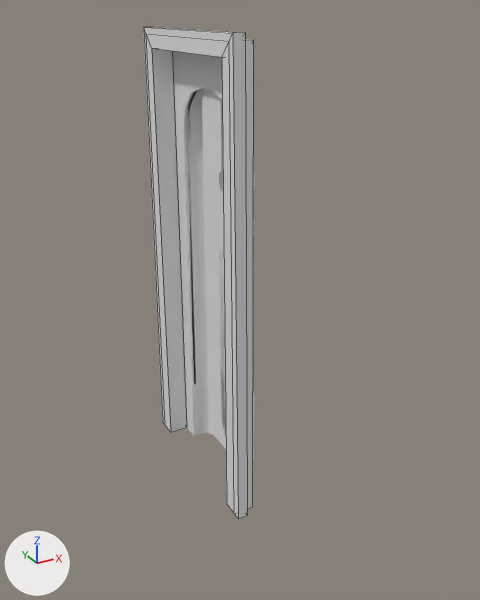
Two versions of the FBX model Assets/FBX/Door.fbx, one commit apart.
One viewpoint serves both versions: a 50 mm camera at (-3.47, 7.29, 6.48) aimed at (0.34, 14.21, 3.02). Every picture has the same lights, and +X, +Y and +Z are marked at lower left. Mesh edges are drawn as thin lines on the coarser meshes. Where no turn or scale is listed for an object, it has been applied to the vertices.

In view in the first picture: 'Wall.003', 'Wall.005'.
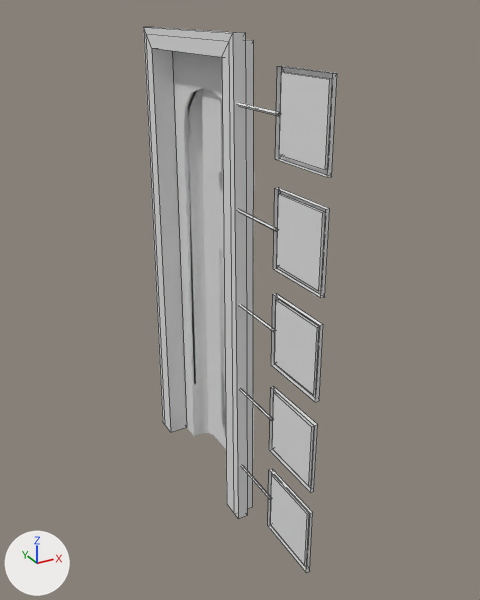
Changed parts and their boxes (x1, y1, x2, y2) in the pictures (480 x 600 px):
```json
{"object": "Plane", "change": "added", "after": [237, 66, 337, 573], "faces in mat_matd1 (white #e7e7e7)": [268, 66, 337, 573], "faces in mat_matd3 (white #e7e7e7)": [237, 102, 280, 500]}
{"object": "DoorPanel_1", "change": "added", "after": [279, 72, 330, 170]}
{"object": "DoorPanel_2", "change": "added", "after": [277, 194, 323, 291]}
{"object": "DoorPanel_3", "change": "added", "after": [274, 300, 317, 395]}
{"object": "DoorPanel_4", "change": "added", "after": [272, 394, 312, 486]}
{"object": "DoorPanel_5", "change": "added", "after": [270, 476, 307, 566]}
```

The change, as JSON lines over the scene's bpy script:
```json
{"op": "add", "block": "mat_matd3", "code": ["mat_matd3 = principled_material('MatD3')", "mat_matd3.base_color = (0.8, 0.8, 0.8)  # white #e7e7e7"]}
{"op": "add", "block": "mat_matd1", "code": ["mat_matd1 = principled_material('MatD1')", "mat_matd1.base_color = (0.8, 0.8, 0.8)  # white #e7e7e7"]}
{"op": "add", "block": "me_plane_061", "code": ["me_plane_061 = bpy.data.meshes.new('Plane.061')", "me_plane_061.from_pydata([(0.049, 0.112, -0.188), (0.049, 0.888, -0.188), (0.049, 0.888, 0.588), (0.049, 0.112, 0.588)], [], [(1, 2, 3, 0)])"]}
{"op": "add", "block": "me_plane_050", "code": ["me_plane_050 = bpy.data.meshes.new('Plane.050')", "me_plane_050.from_pydata([(0.049, 0.112, 4.487), (0.049, 0.888, 4.487), (0.049, 0.888, 5.263), (0.049, 0.112, 5.263)], [], [(1, 2, 3, 0)])"]}
{"op": "add", "block": "me_plane_042", "code": ["me_plane_042 = bpy.data.meshes.new('Plane.042')", "me_plane_042.from_pydata([(0.049, 0.112, 2.149), (0.049, 0.888, 2.149), (0.049, 0.888, 2.926), (0.049, 0.112, 2.926)], [], [(1, 2, 3, 0)])"]}
{"op": "add", "block": "me_plane_055", "code": ["me_plane_055 = bpy.data.meshes.new('Plane.055')", "me_plane_055.from_pydata([(0.049, 0.112, 0.98), (0.049, 0.888, 0.98), (0.049, 0.888, 1.757), (0.049, 0.112, 1.757)], [], [(1, 2, 3, 0)])"]}
{"op": "add", "block": "me_plane_079", "code": ["me_plane_079 = bpy.data.meshes.new('Plane.079')", "me_plane_079.from_pydata(...)  # 120 vertices, 80 faces; spans x 0.04..0.08, y 0.06..2.0, z -0.24..5.31", "# faces by material slot: [20, 60]", "me_plane_079.materials.append(mat_matd3)  # white #e7e7e7", "me_plane_079.materials.append(mat_matd1)  # white #e7e7e7"]}
{"op": "add", "block": "me_plane_040", "code": ["me_plane_040 = bpy.data.meshes.new('Plane.040')", "me_plane_040.from_pydata([(0.049, 0.112, 3.318), (0.049, 0.888, 3.318), (0.049, 0.888, 4.095), (0.049, 0.112, 4.095)], [], [(1, 2, 3, 0)])"]}
{"op": "add", "block": "ob_doorpanel_5", "code": ["ob_doorpanel_5 = bpy.data.objects.new('DoorPanel_5', me_plane_061)", "ob_doorpanel_5.location = (0.0, 12.0, 0.67)"]}
{"op": "add", "block": "ob_doorpanel_1", "code": ["ob_doorpanel_1 = bpy.data.objects.new('DoorPanel_1', me_plane_050)", "ob_doorpanel_1.location = (0.0, 12.0, 0.67)"]}
{"op": "add", "block": "ob_doorpanel_3", "code": ["ob_doorpanel_3 = bpy.data.objects.new('DoorPanel_3', me_plane_042)", "ob_doorpanel_3.location = (0.0, 12.0, 0.67)"]}
{"op": "add", "block": "ob_doorpanel_4", "code": ["ob_doorpanel_4 = bpy.data.objects.new('DoorPanel_4', me_plane_055)", "ob_doorpanel_4.location = (0.0, 12.0, 0.67)"]}
{"op": "add", "block": "ob_plane", "code": ["ob_plane = bpy.data.objects.new('Plane', me_plane_079)", "ob_plane.location = (0.0, 12.0, 0.67)"]}
{"op": "add", "block": "ob_doorpanel_2", "code": ["ob_doorpanel_2 = bpy.data.objects.new('DoorPanel_2', me_plane_040)", "ob_doorpanel_2.location = (0.0, 12.0, 0.67)"]}
```
